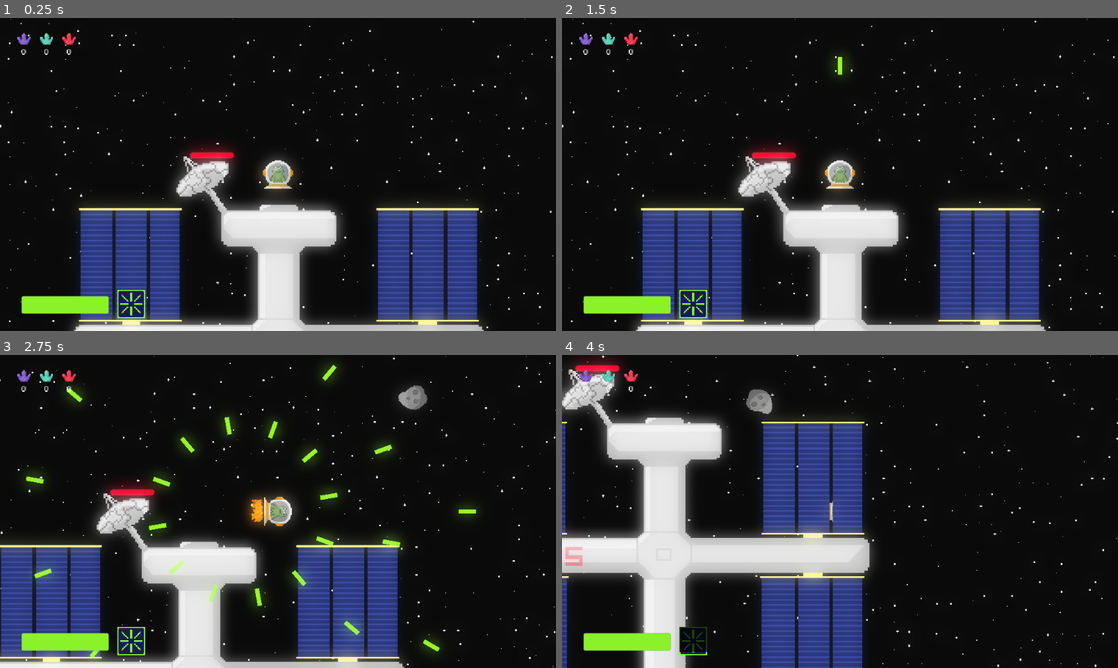
Above: before the commit, frames 1-4 (two rows, left to right).
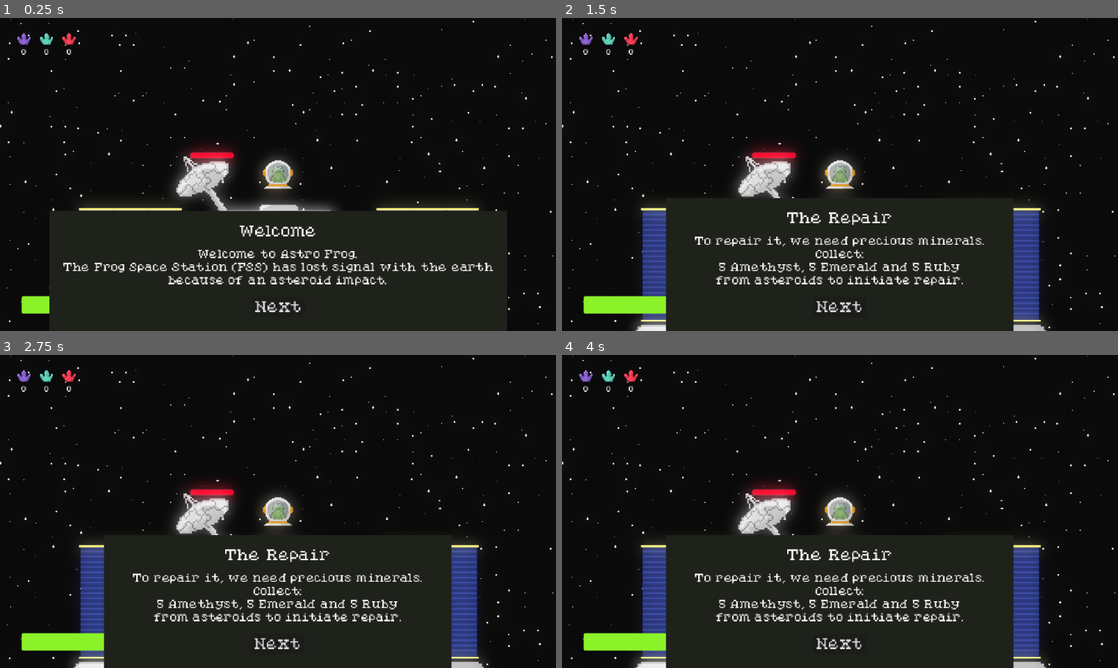
Above: after the commit, the same moments.

Repository: AnejMajnik/astrofrog
Game: Godot game, scene res://scenes/game.tscn
Two runs of this game, one before a commit and one after it. Both use one fixed random seed, a clock stepped at 60 frames per second and the inputs below. Sound files missing from this copy of the repository are replaced by a short silence.
Inputs (mouse positions are in pixels of both pictures, inside the frame that each line leads up to):
- Up to frame 1 (0.25 s): no input
- Up to frame 2 (1.5 s): click (840, 305) at 0.5 s, where only the run after the commit has a clickable "Next"; click (840, 305) at 1.25 s, where only the run after the commit has a clickable "Next"
- Up to frame 3 (2.75 s): tap Enter at 2 s; hold D (right) from 2.03 s (still down); tap R (ability) at 2.1 s
- Up to frame 4 (4 s): release D (right) at 2.78 s; hold S (down) 2.78-3.53 s; tap Shift (boost) at 2.85 s; hold D (right) from 3.53 s (still down); hold E (interact) from 3.53 s (still down)

The runs differ from the first frame. In frame 1, 20% of the frame differs, in the area x 8-90%, y 61-100%; in frame 2, 17%; in frame 3, 29%; in frame 4, 34%, in the area x 0-100%, y 0-100%.

Commit message:
Added basic introduction to the game with dialogue

Diff:
--- a/scripts/game.gd
+++ b/scripts/game.gd
@@ -62,6 +62,10 @@
 	asteroid_spawn_timer.start()
 	ui.set_health(player.health, player.max_health)
 	ui.setup_inventory(player.inventory)
+	start_story()
+
+func start_story() -> void:
+	pop_up.open("Welcome", "Welcome to Astro Frog.\nThe Frog Space Station (FSS) has lost signal with the earth\nbecause of an asteroid impact.", [{"id": "story1", "text": "Next"}])
 
 func _on_player_died() -> void:
 	print("game_over")
@@ -134,3 +138,26 @@
 		player.inventory.remove(ITEM_RUBY, need)
 		Autoload.change_stage(Autoload.Stage.DEFEND)
 		antenna.disable_deposit_area()
+		pop_up.open(
+			"Oh Nooo",
+			"Watch out, the enemies are swarming.\nDefend the antenna until the repair is done!.",
+			[{"id": "close", "text": "Close"}]
+		)
+	elif id == "story1":
+		pop_up.open(
+			"We Have a Problem",
+			"The antenna we use to communicate\nwith the earth has been damaged.\n",
+			[{"id": "story2", "text": "Next"}]
+		)
+	elif id == "story2":
+		pop_up.open(
+			"The Repair",
+			"To repair it, we need precious minerals.\nCollect:\n5 Amethyst, 5 Emerald and 5 Ruby\nfrom asteroids to initiate repair.",
+			[{"id": "story3", "text": "Next"}]
+		)
+	elif id == "story3":
+		pop_up.open(
+			"Good Luck",
+			"Oh, and be careful.\nThere are evil frogs, looking for those precious minerals.",
+			[{"id": "story4", "text": "Done"}]
+		)
--- a/scripts/pop_up.gd
+++ b/scripts/pop_up.gd
@@ -13,7 +13,7 @@
 	if Input.is_action_pressed("exit"):
 		close()
 
-func open(title: String, body: String, button_defs: Array = [{"id": "close", "text": "Close"}]) -> void:
+func open(title: String, body: String, button_defs: Array = [{"id": "close", "title": "Close"}]) -> void:
 	title_label.text = title
 	body_label.text = body
 	for child in buttons.get_children():
